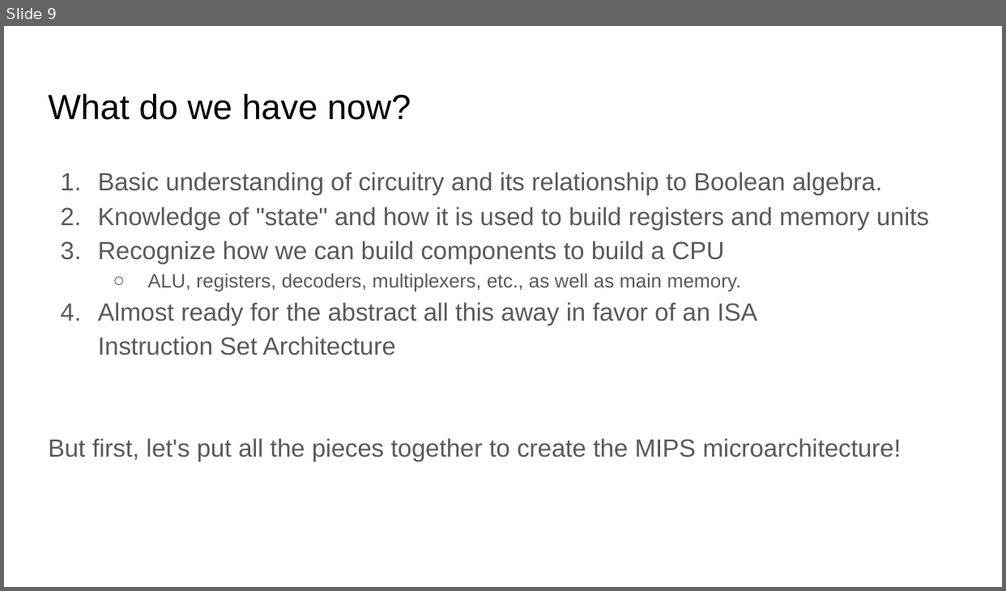
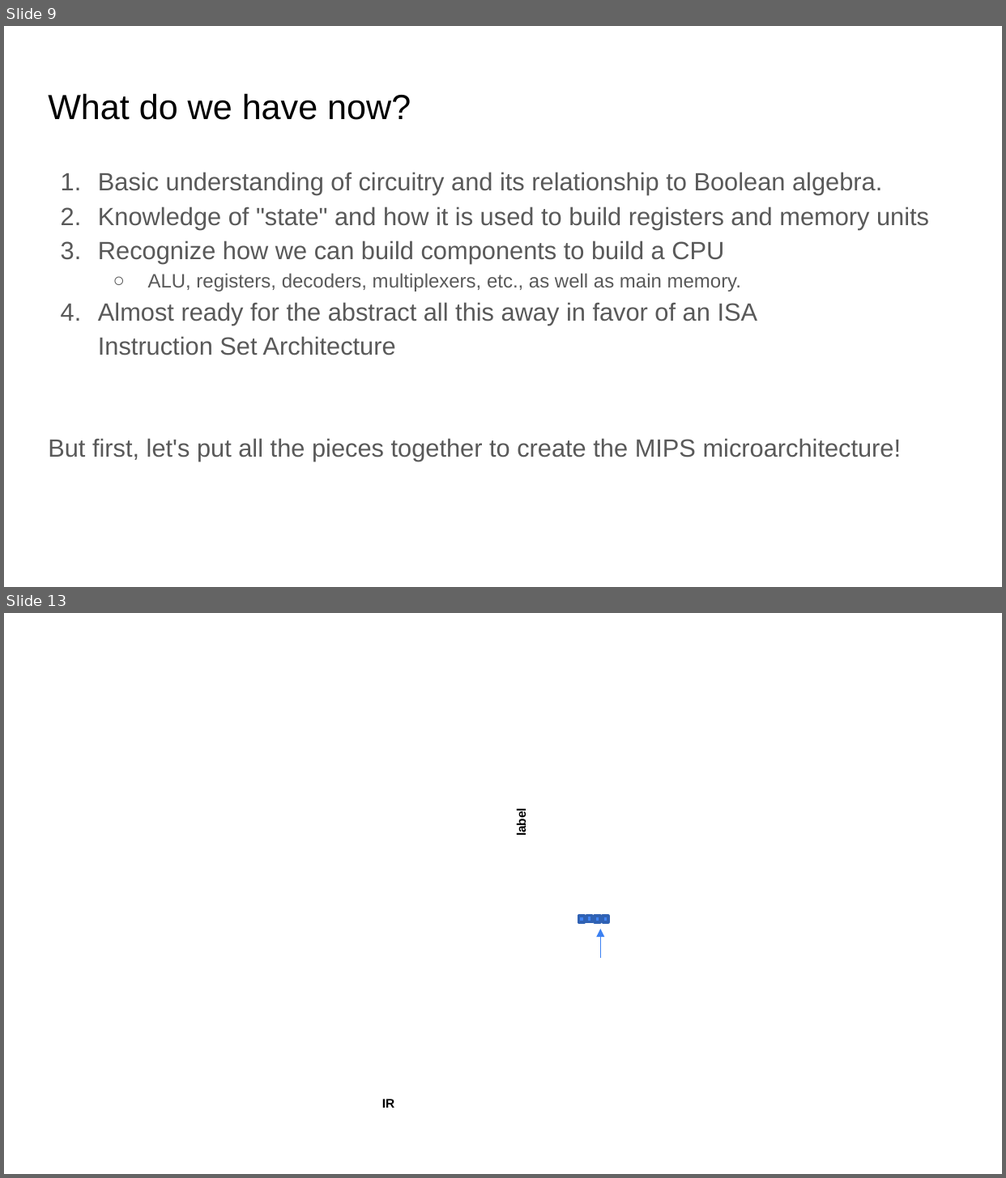
Before and after one commit to COMP122/comp122-s23, a slide deck: digital-logic/documents/.hidden/State and MicroArchitecture.pptx. Shown one above the other, each under a label of ours: slide 9 before the commit, slides 9 and 13 after it; the slides between them are not shown. The pictures are 1006x591 and 1006x1178 pixels, drawn with LibreOffice and Linux fonts; fonts in the diff are those of the drawing; background and template pictures are left out. Boxes give left, top, right and bottom in pixels: in the first picture for what was removed or moved away, otherwise in the second. Text is boxed around its words. In the diff, an @@ line names an element or a change of style, - is before the commit and + after.

```diff
--- a/digital-logic/documents/.hidden/State and MicroArchitecture.pptx
+++ b/digital-logic/documents/.hidden/State and MicroArchitecture.pptx
@@ slide 13 added at box(4, 613, 1002, 1174), background picture (left out) @@
@@ text added at box(514, 811, 528, 835), 9 pt, text #000000, bold @@
+label
@@ group added at box(579, 915, 609, 923): 4 rectangles @@
@@ arrow added from (601, 958) to (601, 930), #3C81F3 0.75 pt @@
@@ text added at box(382, 1099, 394, 1108), 9 pt, text #000000, bold @@
+IR
```
Also in this commit, not shown: 3 slides changed, 1 slide removed, 1 other file.
